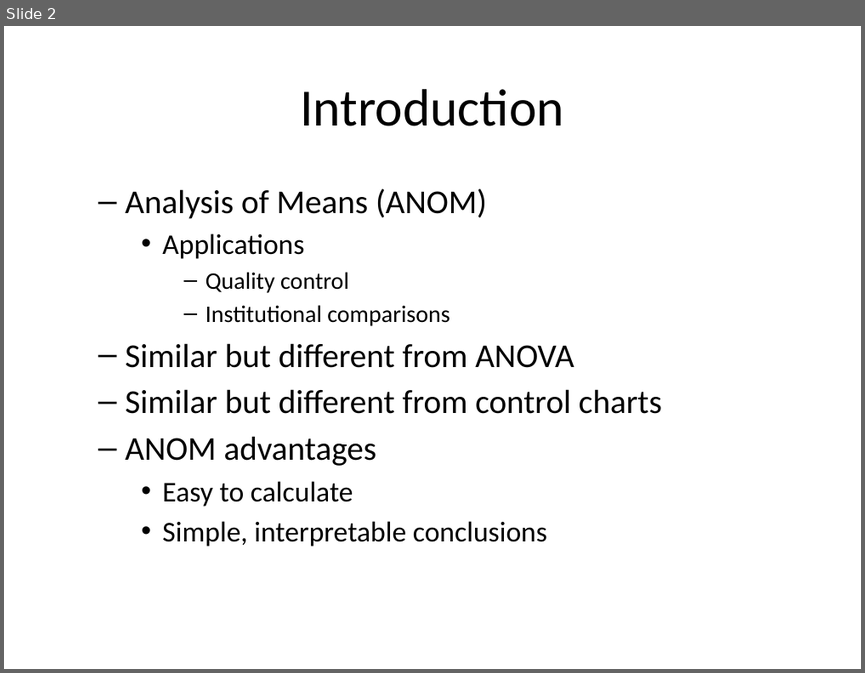
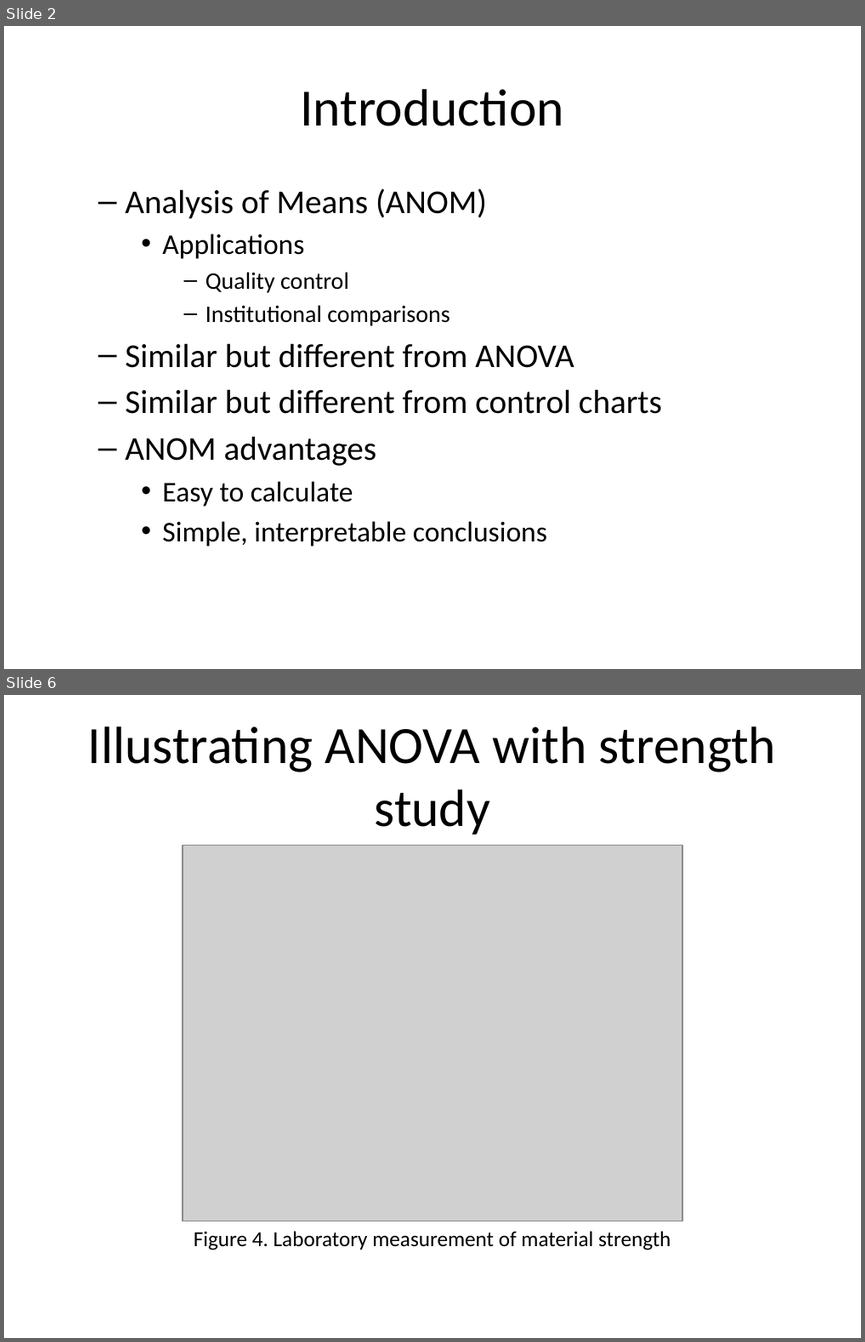
Before and after one commit to pmean/papers-and-presentations, a slide deck: anom/anom-talk.pptx. Shown one above the other, each under a label of ours: slide 2 before the commit, slides 2 and 6 after it; the slides between them are not shown. The pictures are 865x673 and 865x1342 pixels, drawn with LibreOffice and Linux fonts; fonts in the diff are those of the drawing; grey boxes stand for pictures. Boxes give left, top, right and bottom in pixels: in the first picture for what was removed or moved away, otherwise in the second. Text is boxed around its words. In the diff, an @@ line names an element or a change of style, - is before the commit and + after.

Commit message:
Added piston ring images to anom-talk

```diff
--- a/anom/anom-talk.pptx
+++ b/anom/anom-talk.pptx
@@ slide 6 added at <box>4,695,861,1338</box>, background #FFFFFF @@
@@ title added at <box>88,726,777,834</box>, 44 pt, text #000000 @@
+Illustrating ANOVA with strength study
@@ picture added at <box>182,845,681,1221</box> @@
@@ text added at <box>194,1231,670,1250</box>, 18 pt, text #000000 @@
+Figure 4. Laboratory measurement of material strength
```
Also in this commit, not shown: 2 slides changed, 6 other slides added, 3 slides removed, 9 other files.
